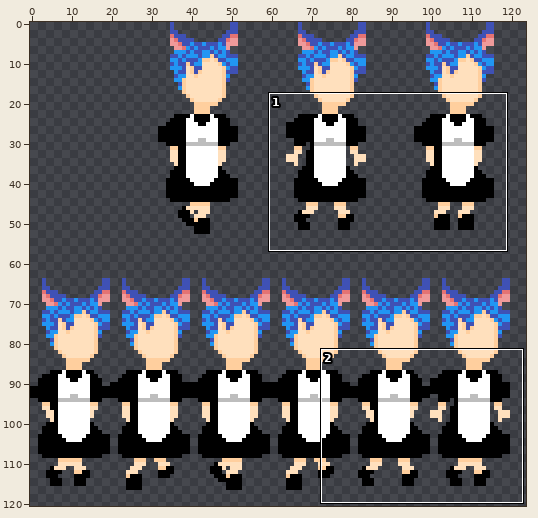
Sprite sheet: images/wyatt-sheet0.png. The first picture is a wide view before the edit; the outline marks the close-up.
Close-up. Before:
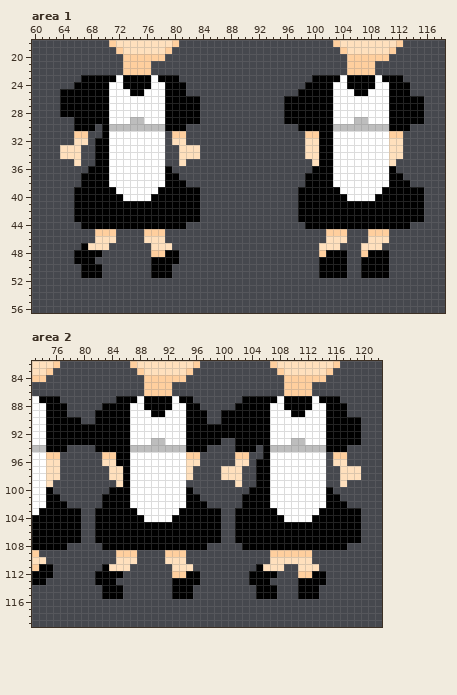
The file is 128x128 pixels. Shown: area 1: x 60..118, y 18..56; area 2: x 73..122, y 82..119. The wide view leaves out empty margins.
Once edited:
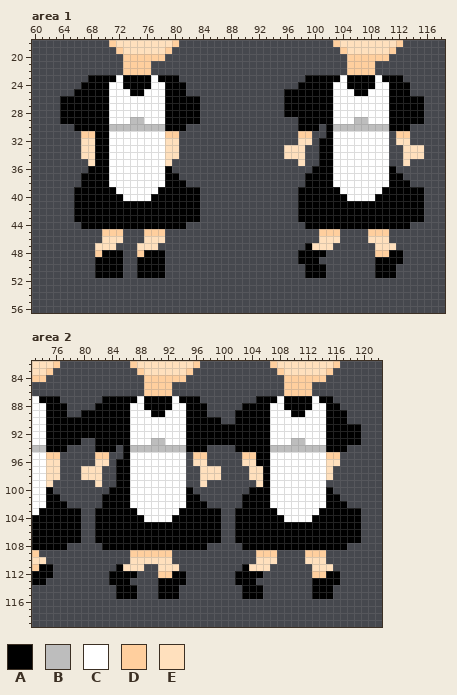
Palette (. is transparent): A #000000  B #bdbdbd  C #ffffff  D #ffcf9e  E #ffe0bd
The edit:
Changed rows in their new state; - is an unchanged pixel.
Area 1:
first column x 64:
23 ---.-------------------------------A
24 --.-------------------------------A-
25 ..------------------------------AA--
first column x 64:
29 AA------------------------------..------------------
30 -----A-------------------------------.--------------
31 --.-DA---------D-.----------------D-..---------.-D--
32 --.-E----------E-.----------------E-.----------.-E--
33 ...EE----------EE...------------EEE..----------..EEE
34 ...EE----------EE...------------EEE..----------..EEE
35 --.-E----------E-.----------------E-.----------.-E--
first column x 66:
45 ---.--D----------------------------D--.--------
46 ---.--E----------------------------E--.--------
47 -..--E---EE-..-------------------AE--.---..-EE-
48 ...DAAA--DAAA..-----------------AAAA...--..DDAA
49 ...AAAA--AA--..-----------------AAA....--..--AA
50 -..-AAA--AA--.-------------------AA-...--..--A-
51 -..-AAA--AA--.-------------------AA-...--..--A-
Area 2:
first column x 80:
 87 ---AA-----------A------..-----------.---
 88 --A--------------A----.--------------.--
 89 AA------------------..------------------
 90 AA----------------AA..----------------..
 93 ..------------------AA------------------
 94 -----.-------------------A--------------
 95 --D-..---------.-D----.-DA---------D-.--
 96 --E-.----------.-E----.-E----------E-.--
 97 EEE-.A---------.-EEE...-EE---------E-...
 98 EEE-.A---------.-EEE...-EE---------E-...
 99 --E--A-----------E----.--E-----------.--
first column x 82:
109 ---..-DDDD-..----------DD-....-DD--
110 ---..-EEEE-..----------EE-....-EE--
111 -..A-EE--EE-..-------AEE-..--..-EE-
112 ..--AA---DDAA..-----AA--..---..DDAA
113 ..-AA----AA--..-----AA-..----..--AA
114 -..-AA---AA-..-------AA-..---..-AA-
115 -..-AA---AA-..-------AA-..---..-AA-
